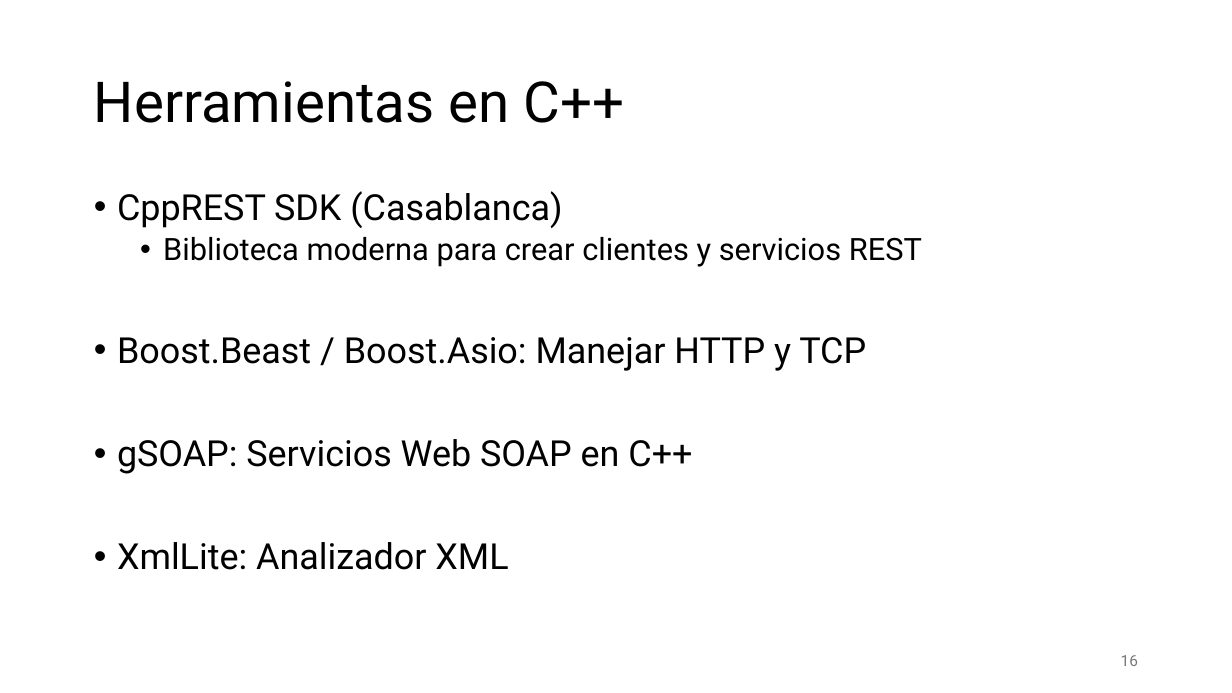
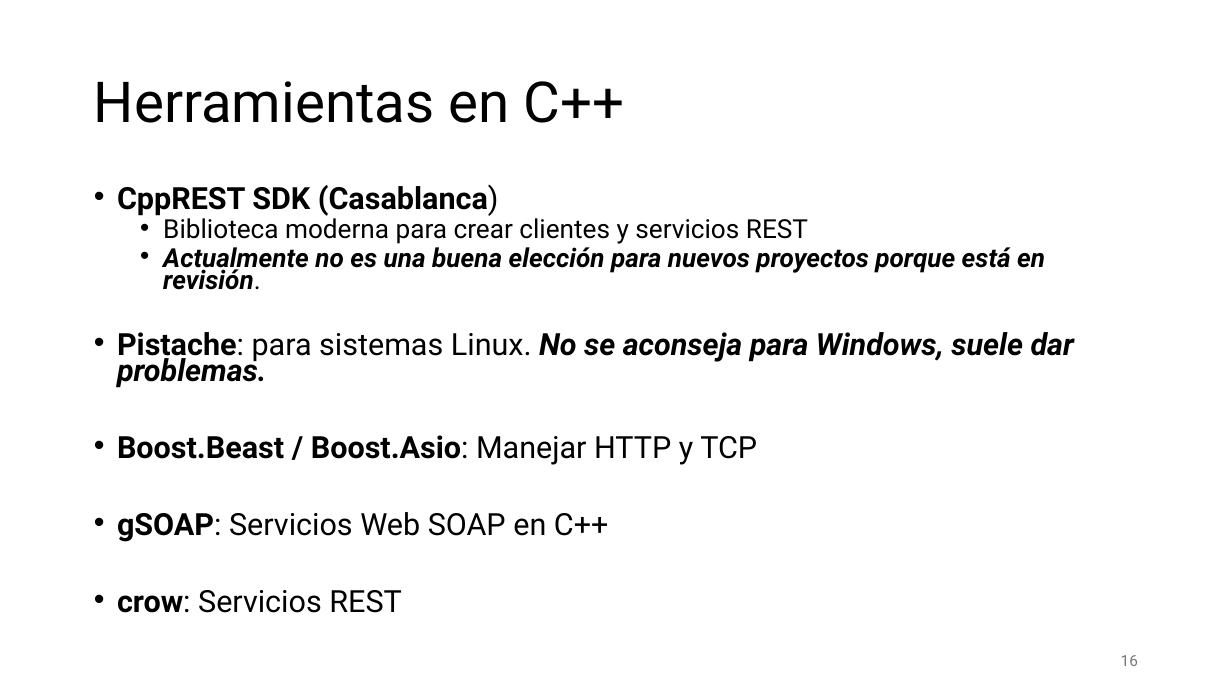
Before and after one commit to aldebarran22/CURSO_CPP_SERVICIOS_30H, a slide deck: slide 16 of doc/1_Introduccion a los servicios Web en Cpp.pptx. Drawn at 1232x693 pixels with LibreOffice and Linux fonts; fonts in the diff are those of the drawing. Boxes give left, top, right and bottom in pixels: in the first picture for what was removed or moved away, otherwise in the second. Text is boxed around its words. In the diff, an @@ line names an element or a change of style, - is before the commit and + after.

```diff
--- a/doc/1_Introduccion a los servicios Web en Cpp.pptx
+++ b/doc/1_Introduccion a los servicios Web en Cpp.pptx
@@ text at (117,184,808,542): size 28 to 23.8 pt in "CppREST SDK (Casablanca)", "Boost.Beast / Boost.Asio: Manejar HTTP y TCP", "gSOAP: Servicios Web SOAP en C++"; bold on in "CppREST SDK (Casablanca)", "Boost.Beast / Boost.Asio:", "gSOAP:"; size 24 to 20.4 pt in "Biblioteca moderna para crear clientes y servicios ..."; line spacing 0.9 to 0.7 @@
@@ text at (117,243,1074,388): paragraphs added @@
+  • Actualmente no es una buena elección para nuevos proyectos porque está en revisión.
+• Pistache: para sistemas Linux. No se aconseja para Windows, suele dar problemas.
@@ text at (117,590,401,613): text changed; size 28 to 23.8 pt @@
-• XmlLite: Analizador XML
+• crow: Servicios REST
```
Also in this commit, not shown: 3 other slides changed, 1 slide added, 3 other files.
